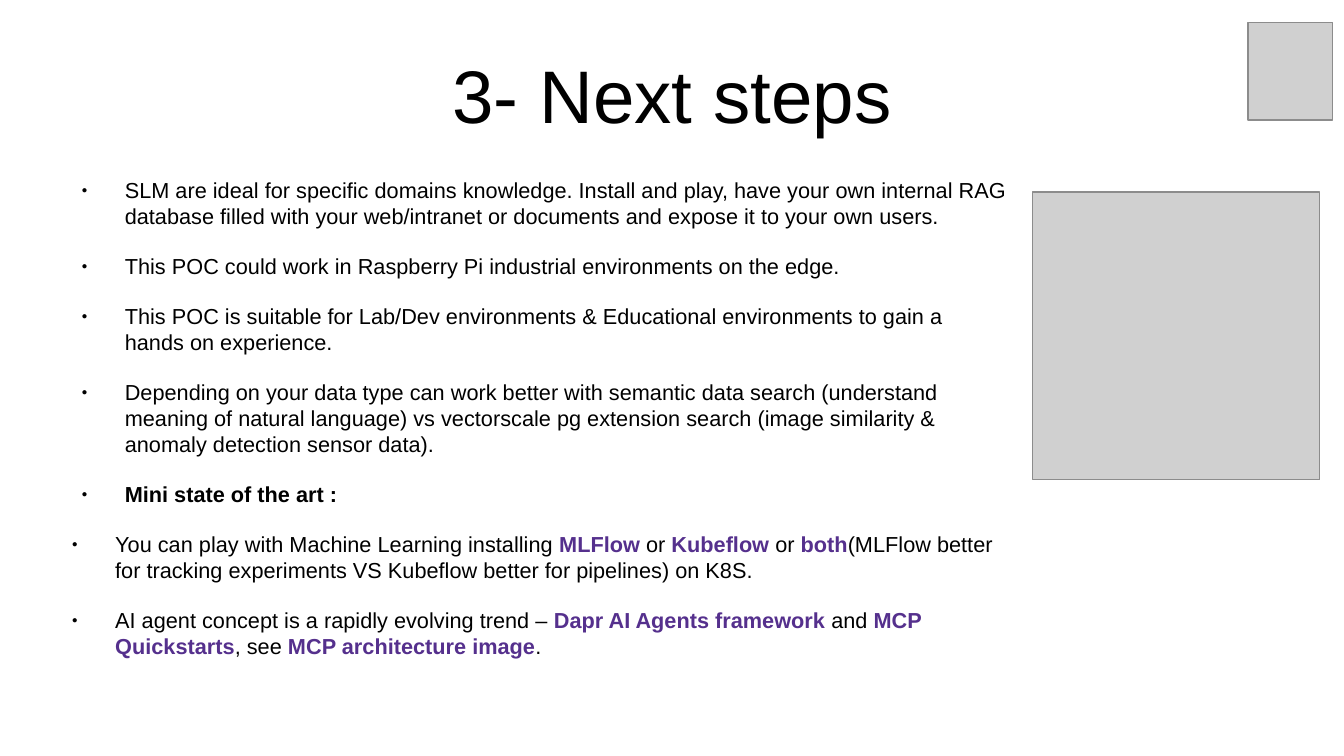
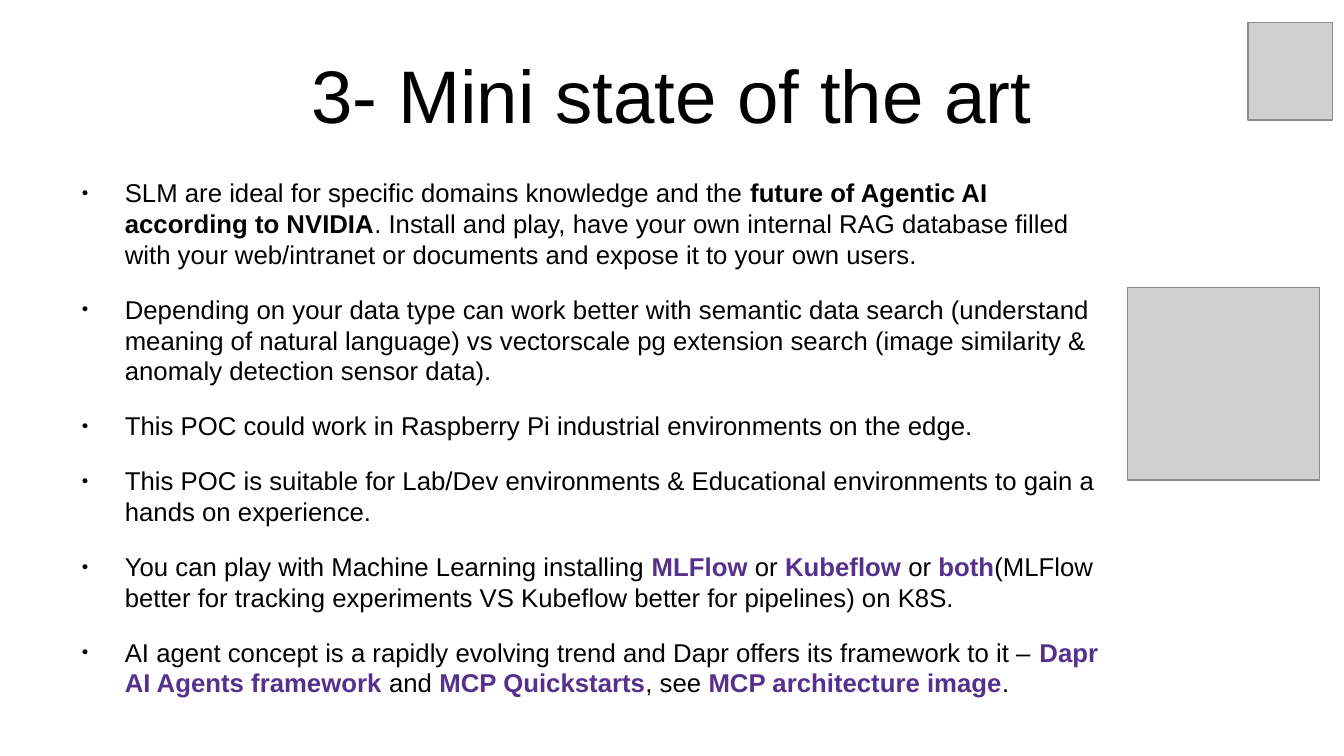
Before and after one commit to inigokintana/homelab-2-prod-ai-golden-path, a slide deck: slide 7 of docs/Presentation-homelab-2-prod-ai-golden-path.odp. Drawn at 1344x756 pixels with LibreOffice and Linux fonts; fonts in the diff are those of the drawing; grey boxes stand for pictures. Boxes give left, top, right and bottom in pixels: in the first picture for what was removed or moved away, otherwise in the second. Text is boxed around its words. In the diff, an @@ line names an element or a change of style, - is before the commit and + after.

```diff
--- a/docs/Presentation-homelab-2-prod-ai-golden-path.odp
+++ b/docs/Presentation-homelab-2-prod-ai-golden-path.odp
@@ title at (311,69,1031,124): text changed @@
-3- Next steps
+3- Mini state of the art
@@ text at (125,183,1089,386): text changed; size 12.8 to 15.2 pt @@
-● SLM are ideal for specific domains knowledge. Install and play, have your own internal RAG database filled with your web/intranet or documents and expose it to your own users.
+● SLM are ideal for specific domains knowledge and the future of Agentic AI according to NVIDIA. Install and play, have your own internal RAG database filled with your web/intranet or documents and expose it to your own users.
+● Depending on your data type can work better with semantic data search (understand meaning of natural language) vs vectorscale pg extension search (image similarity & anomaly detection sensor data).
@@ picture: place and size @@
-picture at (1033,191,1321,479)
+picture at (1128,288,1320,481)
@@ text at (125,384,937,503): paragraphs removed @@
-● Depending on your data type can work better with semantic data search (understand meaning of natural language) vs vectorscale pg extension search (image similarity & anomaly detection sensor data).
-● Mini state of the art :
@@ text at (125,416,1094,613): size 12.8 to 15.2 pt in "This POC could work in Raspberry Pi ...", "This POC is suitable for Lab/Dev environments ...", "You can play with Machine Learning installing ..."; indent changed @@
@@ text at (125,643,1098,698): text changed; size 12.8 to 15.2 pt; text colour #55308D to #000000; bold off @@
-● AI agent concept is a rapidly evolving trend – Dapr AI Agents framework and MCP Quickstarts, see MCP architecture image.
+● AI agent concept is a rapidly evolving trend and Dapr offers its framework to it – Dapr AI Agents framework and MCP Quickstarts, see MCP architecture image.
```
Also in this commit, not shown: 4 other slides changed, 16 other files.
